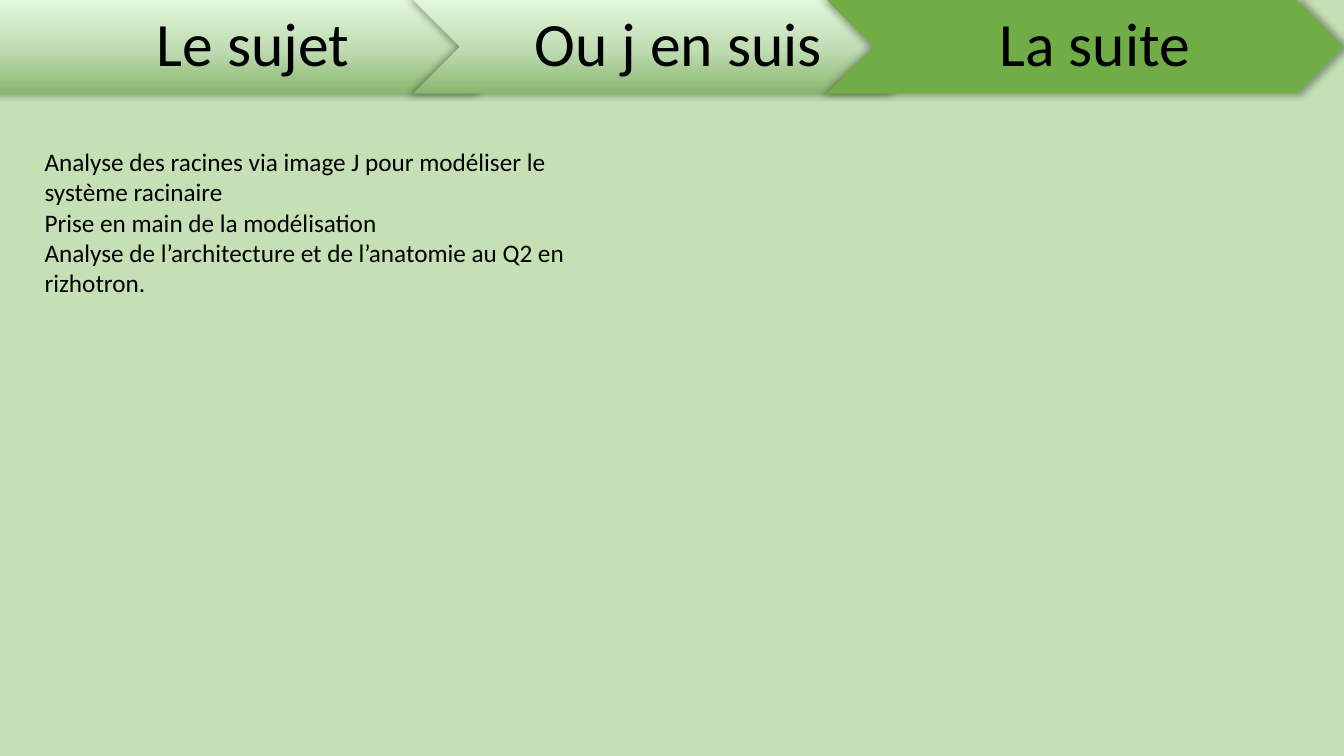
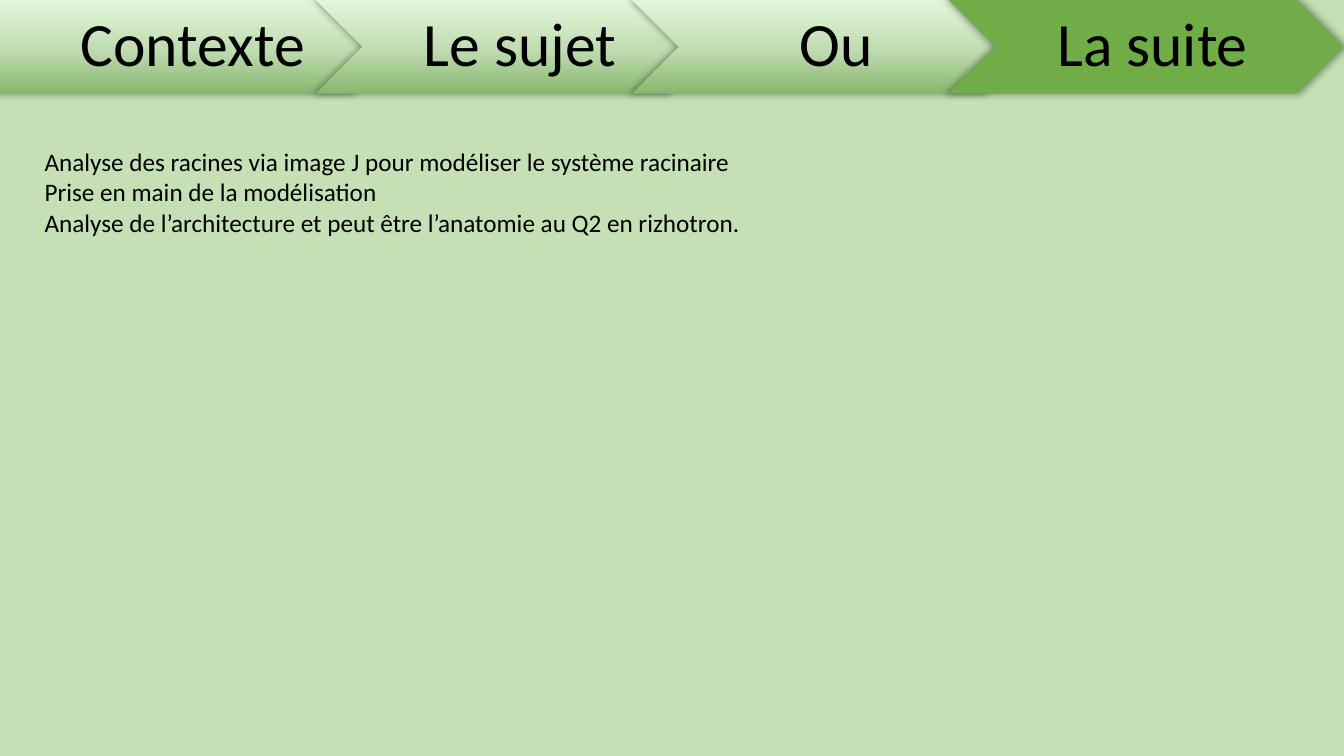
Before and after one commit to ndegives/LBIRA2200-memoire, a slide deck: slide 7 of Séminaire .pptx (slide 4 before the commit). Drawn at 1344x756 pixels with LibreOffice and Linux fonts; fonts in the diff are those of the drawing. Boxes give left, top, right and bottom in pixels: in the first picture for what was removed or moved away, otherwise in the second. Text is boxed around its words. In the diff, an @@ line names an element or a change of style, - is before the commit and + after.

```diff
--- a/Séminaire .pptx
+++ b/Séminaire .pptx
@@ pentagon arrow: place and size @@
-pentagon arrow at <box>0,0,516,94</box>
+pentagon arrow at <box>0,0,395,94</box>
@@ text added at <box>80,26,304,67</box>, 44 pt, text #000000 @@
+Contexte
@@ chevron: place and size @@
-chevron at <box>413,0,930,94</box>
+chevron at <box>317,0,712,94</box>
@@ text "Le sujet": place and size @@
-text "Le sujet" at <box>157,23,349,77</box>
+text "Le sujet" at <box>424,23,616,77</box>
@@ text removed at <box>535,15,822,77</box> @@
-Ou j en suis
@@ chevron added at <box>632,0,1027,94</box>, fill gradient #88B76F to #C1DEB5 to #E3F7DB @@
@@ text added at <box>800,26,873,67</box>, 44 pt, text #000000 @@
+Ou
@@ chevron: place and size @@
-chevron at <box>827,0,1343,94</box>
+chevron at <box>949,0,1344,94</box>
@@ text "La suite": place and size @@
-text "La suite" at <box>999,23,1190,67</box>
+text "La suite" at <box>1057,23,1247,67</box>
@@ text at <box>45,214,739,236</box>: text changed @@
-Analyse de l’architecture et de l’anatomie au Q2 en rizhotron.
+Analyse de l’architecture et peut être l’anatomie au Q2 en rizhotron.
```
Also in this commit, not shown: 3 other slides changed, 3 slides added.
